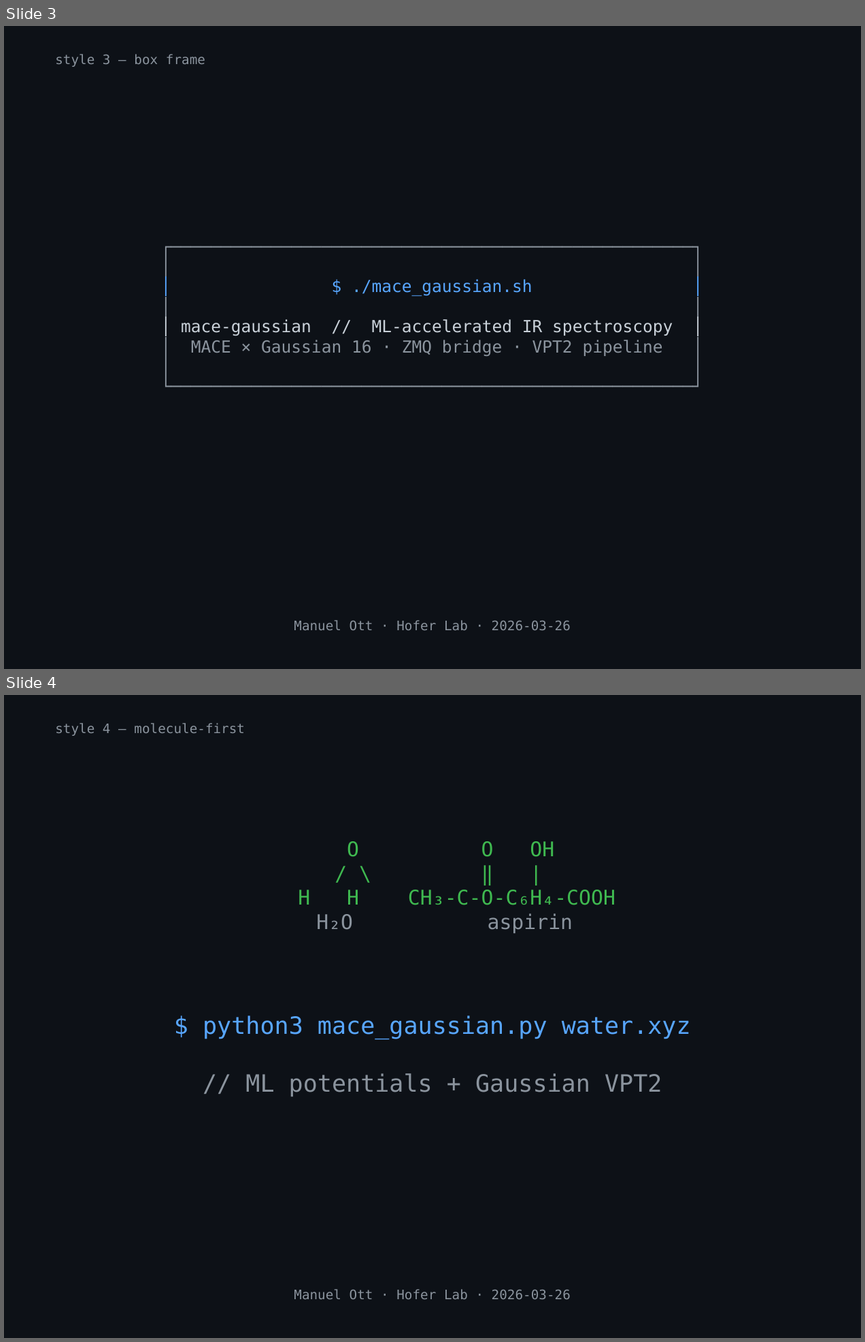
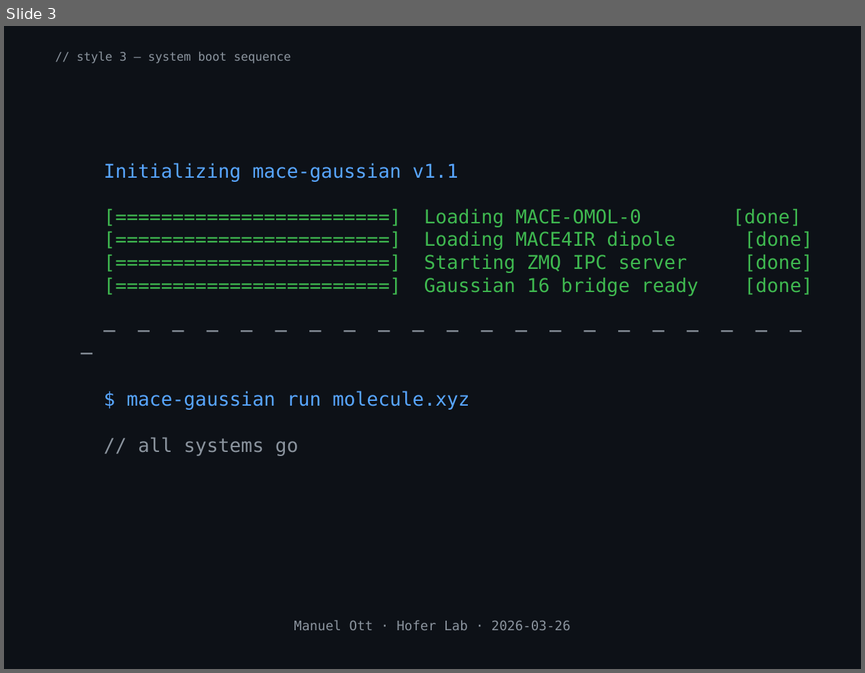
Before and after one commit to mott91/mace_gaussian_interface, a slide deck: presentation/banners/title_banners.pptx. Shown one above the other, each under a label of ours: slides 3 and 4 before the commit, slide 3 after it. The pictures are 865x1342 and 865x673 pixels, drawn with LibreOffice and Linux fonts; fonts in the diff are those of the drawing. Boxes give left, top, right and bottom in pixels: in the first picture for what was removed or moved away, otherwise in the second. Text is boxed around its words. In the diff, an @@ line names an element or a change of style, - is before the commit and + after.

```diff
--- a/presentation/banners/title_banners.pptx
+++ b/presentation/banners/title_banners.pptx
@@ slide 4 removed at (x1=4, y1=695, x2=861, y2=1338), background #0D1117 @@
@@ text removed at (x1=55, y1=723, x2=245, y2=736) @@
-style 4 — molecule-first
@@ text removed at (x1=347, y1=841, x2=615, y2=933) @@
-O O OH
-/ \ ‖ |
-H H CH₃-C-O-C₆H₄-COOH
-H₂O aspirin
@@ text removed at (x1=203, y1=1015, x2=691, y2=1096) @@
-$ python3 mace_gaussian.py water.xyz
-// ML potentials + Gaussian VPT2
@@ text removed at (x1=294, y1=1289, x2=570, y2=1299) @@
-Manuel Ott · Hofer Lab · 2026-03-26
@@ slide 3 changed as well @@
@@ text at (x1=77, y1=51, x2=291, y2=63): text changed; size 11 to 10 pt @@
-style 3 — box frame
+// style 3 — system boot sequence
@@ text at (x1=104, y1=163, x2=813, y2=456): text changed; size 14 to 16 pt; text colour #8B949E to #3FB950 @@
-┌────────────────────────────────────────────────────┐
-│ │
-│ $ ./mace_gaussian.sh │
-│ │
-│ mace-gaussian // ML-accelerated IR spectroscopy │
-│ MACE × Gaussian 16 · ZMQ bridge · VPT2 pipeline │
-│ │
-└────────────────────────────────────────────────────┘
+Initializing mace-gaussian v1.1
+[========================] Loading MACE-OMOL-0 [done]
+[========================] Loading MACE4IR dipole [done]
+[========================] Starting ZMQ IPC server [done]
+[========================] Gaussian 16 bridge ready [done]
+─ ─ ─ ─ ─ ─ ─ ─ ─ ─ ─ ─ ─ ─ ─ ─ ─ ─ ─ ─ ─ ─
+$ mace-gaussian run molecule.xyz
+// all systems go
```
Also in this commit, not shown: 2 other slides changed, 1 slide added, 1 other file.
